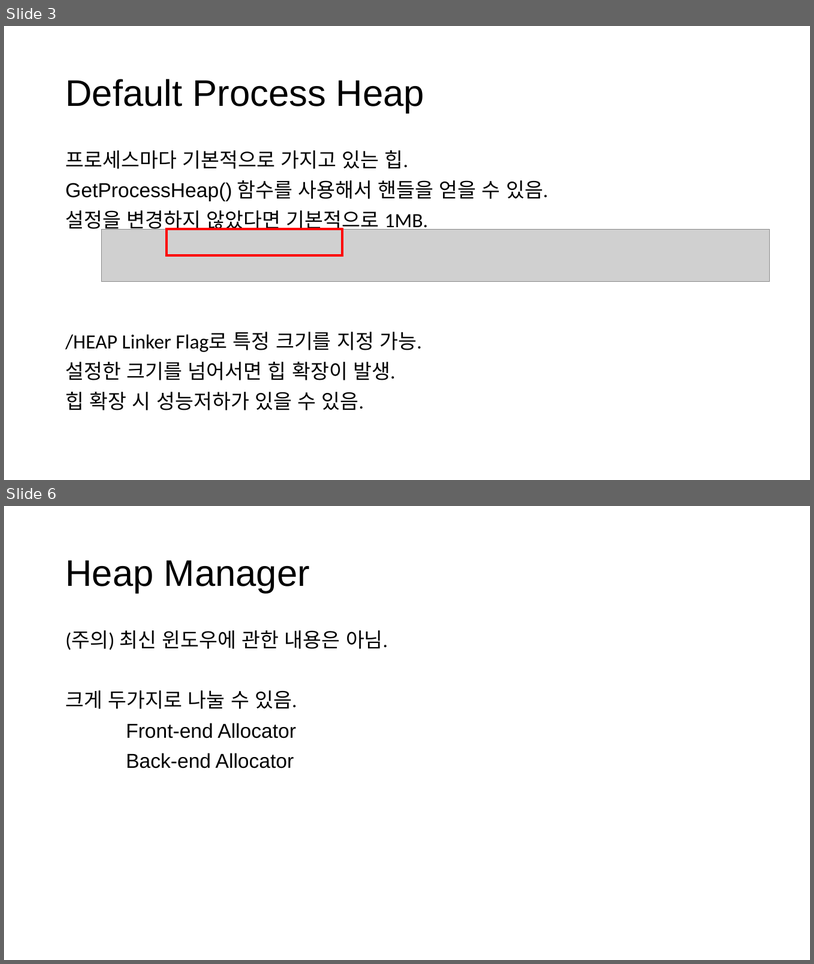
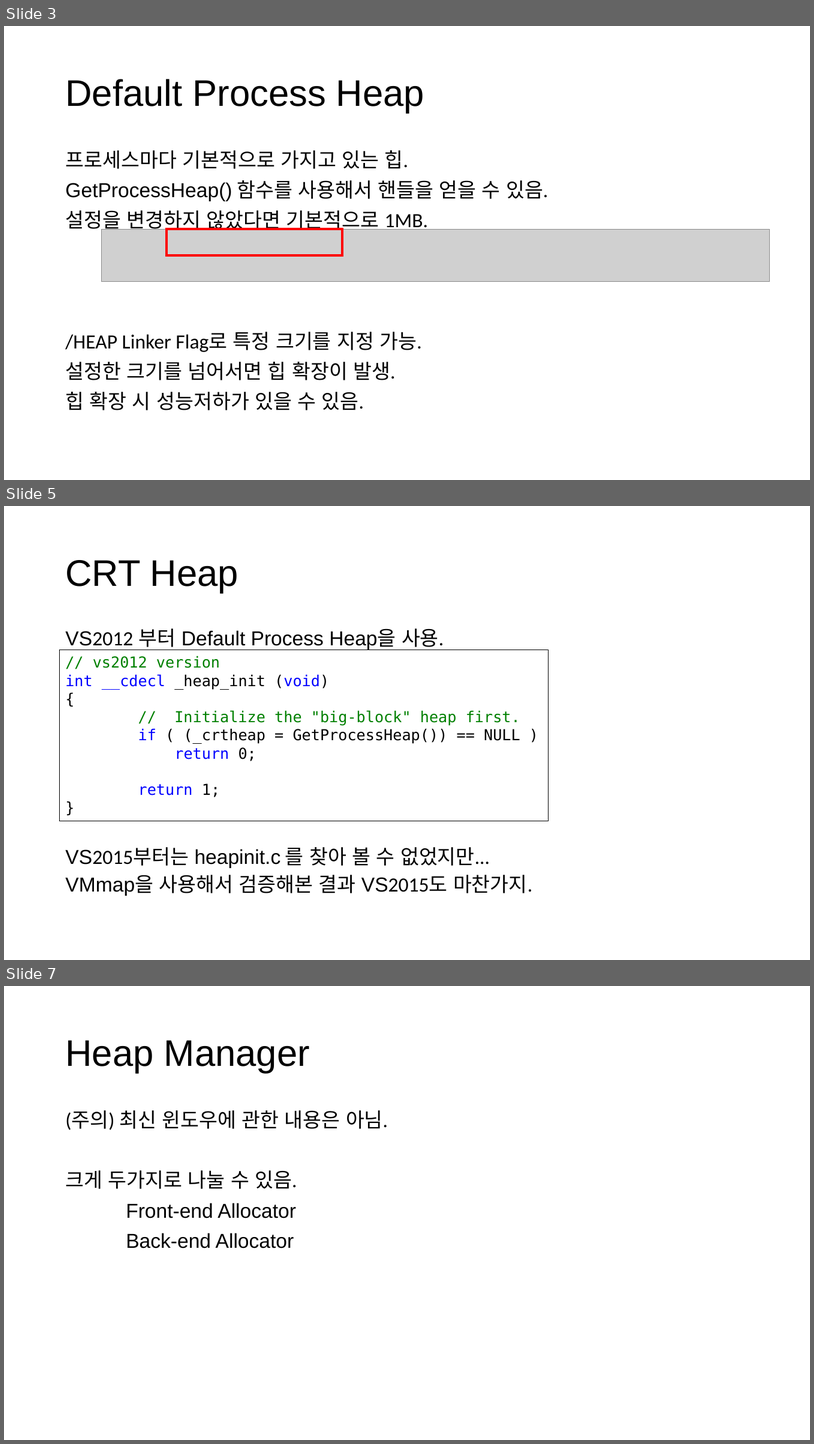
Before and after one commit to CppKorea/OptimizedCppStudy, a slide deck: 13th Study/Optimized C++ Study - Chapter 13, Optimize Memory Management.pptx. Shown one above the other, each under a label of ours: slides 3 and 6 before the commit, slides 3, 5 and 7 after it; the slides between them are not shown. The pictures are 814x964 and 814x1444 pixels, drawn with LibreOffice and Linux fonts; fonts in the diff are those of the drawing; grey boxes stand for pictures. Boxes give left, top, right and bottom in pixels: in the first picture for what was removed or moved away, otherwise in the second. Text is boxed around its words. In the diff, an @@ line names an element or a change of style, - is before the commit and + after.

```diff
--- a/13th Study/Optimized C++ Study - Chapter 13, Optimize Memory Management.pptx
+++ b/13th Study/Optimized C++ Study - Chapter 13, Optimize Memory Management.pptx
@@ slide 5 added at <box>4,506,810,960</box>, background #FFFFFF @@
@@ title added at <box>65,560,239,593</box>, 44 pt, text #000000 @@
+CRT Heap
@@ text added at <box>65,628,533,895</box>, 24 pt, text #000000 @@
+VS2012 부터 Default Process Heap을 사용.
+VS2015부터는 heapinit.c 를 찾아 볼 수 없었지만...
+VMmap을 사용해서 검증해본 결과 VS2015도 마찬가지.
@@ rectangle added at <box>60,650,548,821</box>, outline #000000 0.75 pt, 18 pt, text #000000 @@
+// vs2012 version
+int __cdecl _heap_init (void)
+{
+// Initialize the "big-block" heap first.
+if ( (_crtheap = GetProcessHeap()) == NULL )
+return 0;
+return 1;
+}
@@ what was slide 6 is now slide 7 @@
```
Also in this commit, not shown: 5 slides changed, 4 other slides added.
